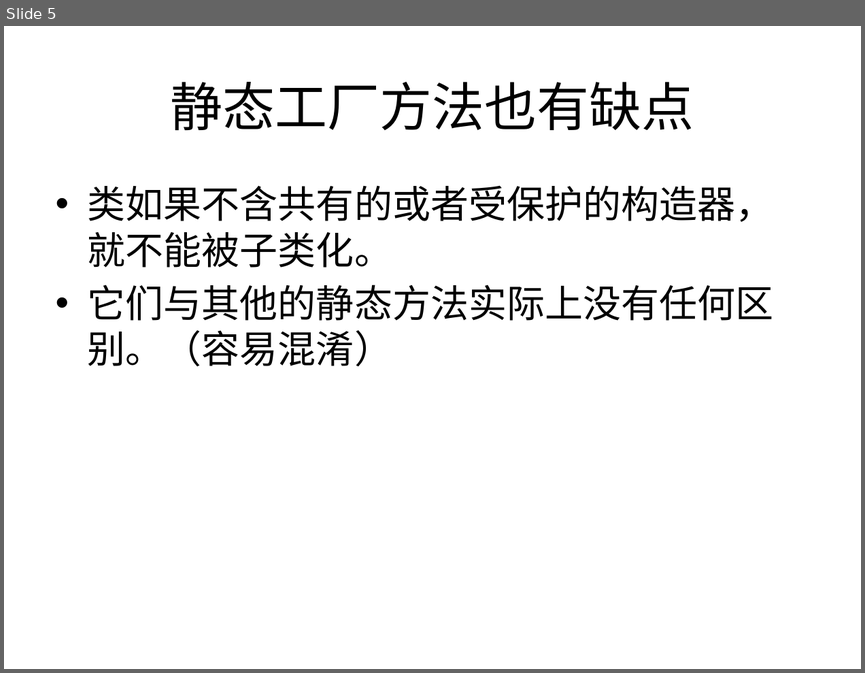
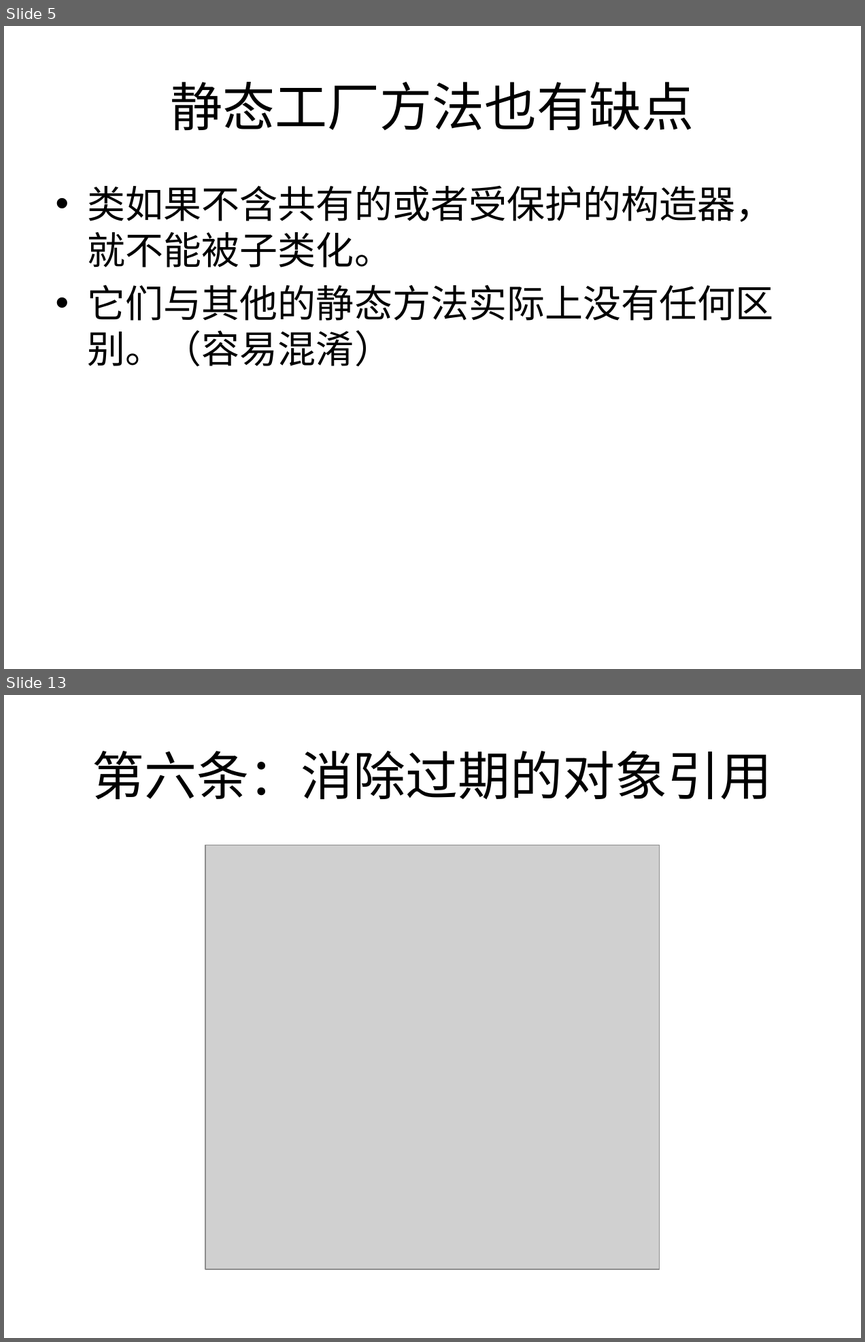
Before and after one commit to li5220008/SSH1, a slide deck: WebRoot/print/effectiveJava学习分享.pptx. Shown one above the other, each under a label of ours: slide 5 before the commit, slides 5 and 13 after it; the slides between them are not shown. The pictures are 865x673 and 865x1342 pixels, drawn with LibreOffice and Linux fonts; fonts in the diff are those of the drawing; grey boxes stand for pictures. Boxes give left, top, right and bottom in pixels: in the first picture for what was removed or moved away, otherwise in the second. Text is boxed around its words. In the diff, an @@ line names an element or a change of style, - is before the commit and + after.

```diff
--- a/WebRoot/print/effectiveJava学习分享.pptx
+++ b/WebRoot/print/effectiveJava学习分享.pptx
@@ slide 13 added at [4,695,861,1338], background #FFFFFF @@
@@ title added at [92,751,772,800], 44 pt, text #000000 @@
+第六条：消除过期的对象引用
@@ picture added at [205,845,660,1269] @@
```
Also in this commit, not shown: 3 slides changed, 8 other slides added.
